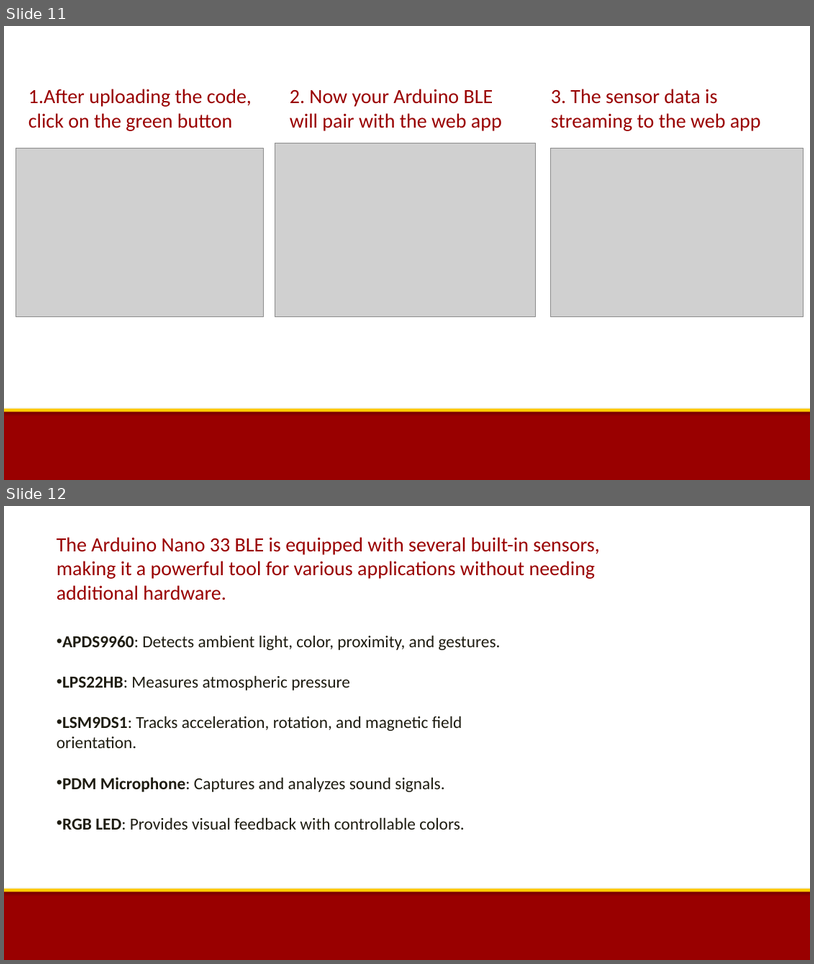
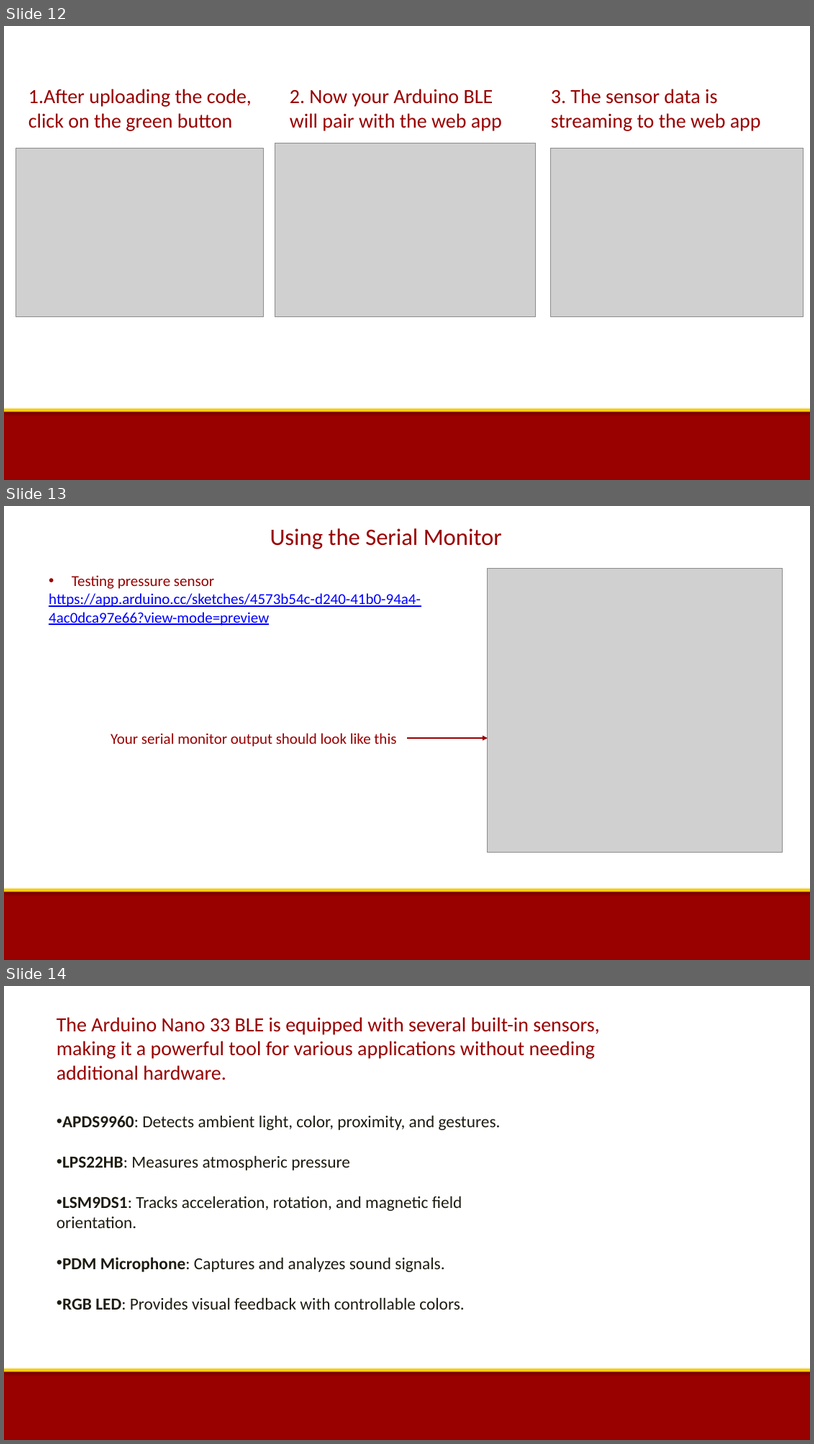
Before and after one commit to uscee105/ee105, a slide deck: assets/module-0-intro/mod-0-lecture-3-arduino-installation.pptx. Shown one above the other, each under a label of ours: slides 11 and 12 before the commit, slides 12, 13 and 14 after it. The pictures are 814x964 and 814x1444 pixels, drawn with LibreOffice and Linux fonts; fonts in the diff are those of the drawing; grey boxes stand for pictures; background and template pictures are left out. Boxes give left, top, right and bottom in pixels: in the first picture for what was removed or moved away, otherwise in the second. Text is boxed around its words. In the diff, an @@ line names an element or a change of style, - is before the commit and + after.

```diff
--- a/assets/module-0-intro/mod-0-lecture-3-arduino-installation.pptx
+++ b/assets/module-0-intro/mod-0-lecture-3-arduino-installation.pptx
@@ slide 13 added at bbox=[4, 506, 810, 960], background #FFFFFF; not listed: 2 template elements that a slide beside it also shows @@
@@ text added at bbox=[270, 528, 502, 549], 28 pt, text #990000 @@
+Using the Serial Monitor
@@ picture added at bbox=[488, 569, 783, 852] @@
@@ text added at bbox=[49, 575, 421, 626], 18 pt, text #0000FF, underline @@
+• Testing pressure sensor
+https://app.arduino.cc/sketches/4573b54c-d240-41b0-94a4-4ac0dca97e66?view-mode=preview
@@ text added at bbox=[111, 733, 396, 746], 18 pt, text #990000 @@
+Your serial monitor output should look like this
@@ arrow added from (407, 738) to (488, 738), #990000 2 pt @@
@@ what was slide 11 is now slide 12 @@
@@ what was slide 12 is now slide 14 @@
```
Also in this commit, not shown: 4 slides changed, 2 other slides added, 1 other file.
